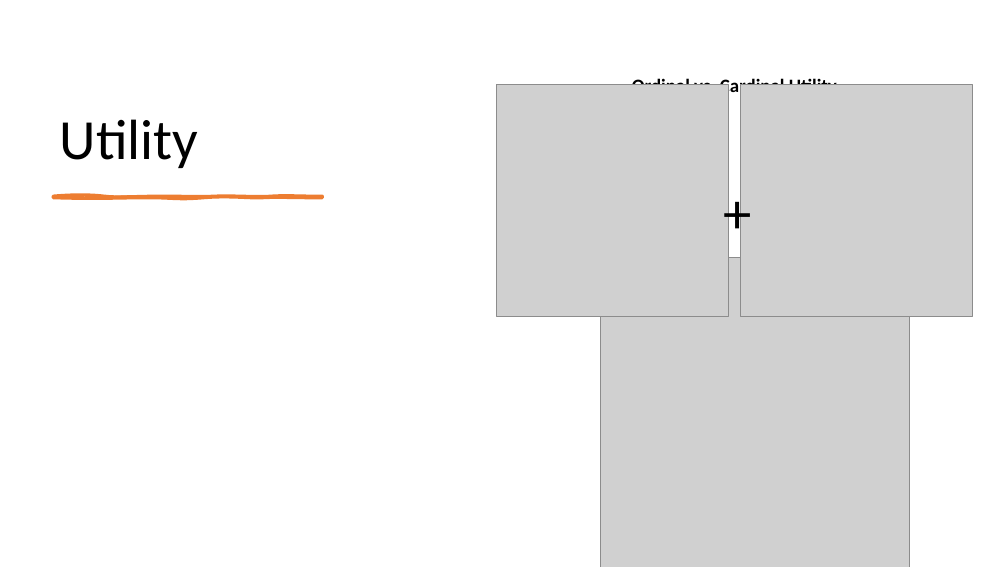
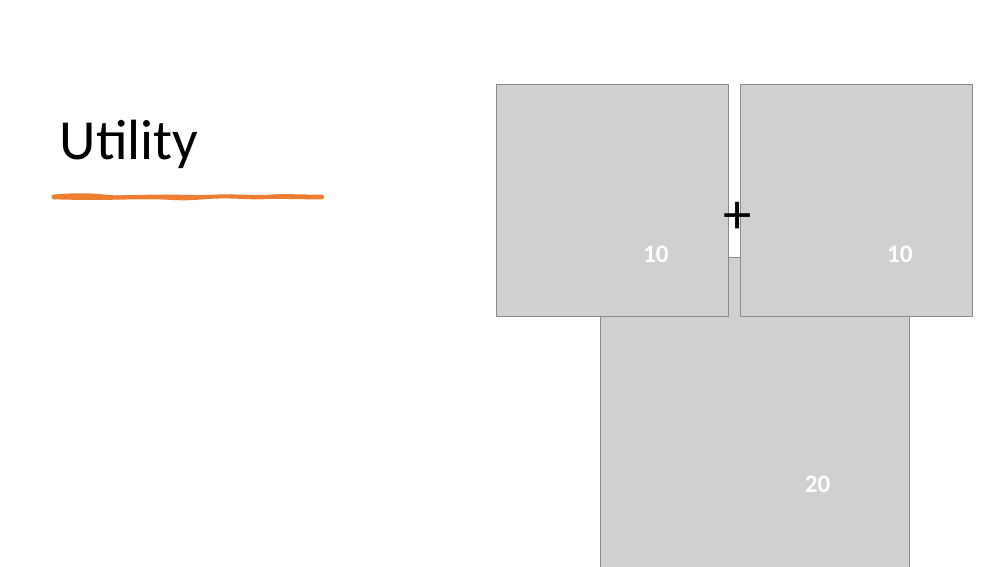
Before and after one commit to mhahsler/CS7320-AI, a slide deck: slide 4 of slides/16_decision_making.pptx. Drawn at 1008x567 pixels with LibreOffice and Linux fonts; fonts in the diff are those of the drawing; grey boxes stand for pictures. Boxes give left, top, right and bottom in pixels: in the first picture for what was removed or moved away, otherwise in the second. Text is boxed around its words. In the diff, an @@ line names an element or a change of style, - is before the commit and + after.

```diff
--- a/slides/16_decision_making.pptx
+++ b/slides/16_decision_making.pptx
@@ text removed at [632, 76, 837, 97] @@
-Ordinal vs. Cardinal Utility
@@ text added at [643, 246, 669, 262], 24 pt, text #FFFFFF, bold @@
+10
@@ text added at [887, 246, 913, 262], 24 pt, text #FFFFFF, bold @@
+10
@@ text added at [805, 476, 831, 492], 24 pt, text #FFFFFF, bold @@
+20
```
Also in this commit, not shown: 3 other files.
